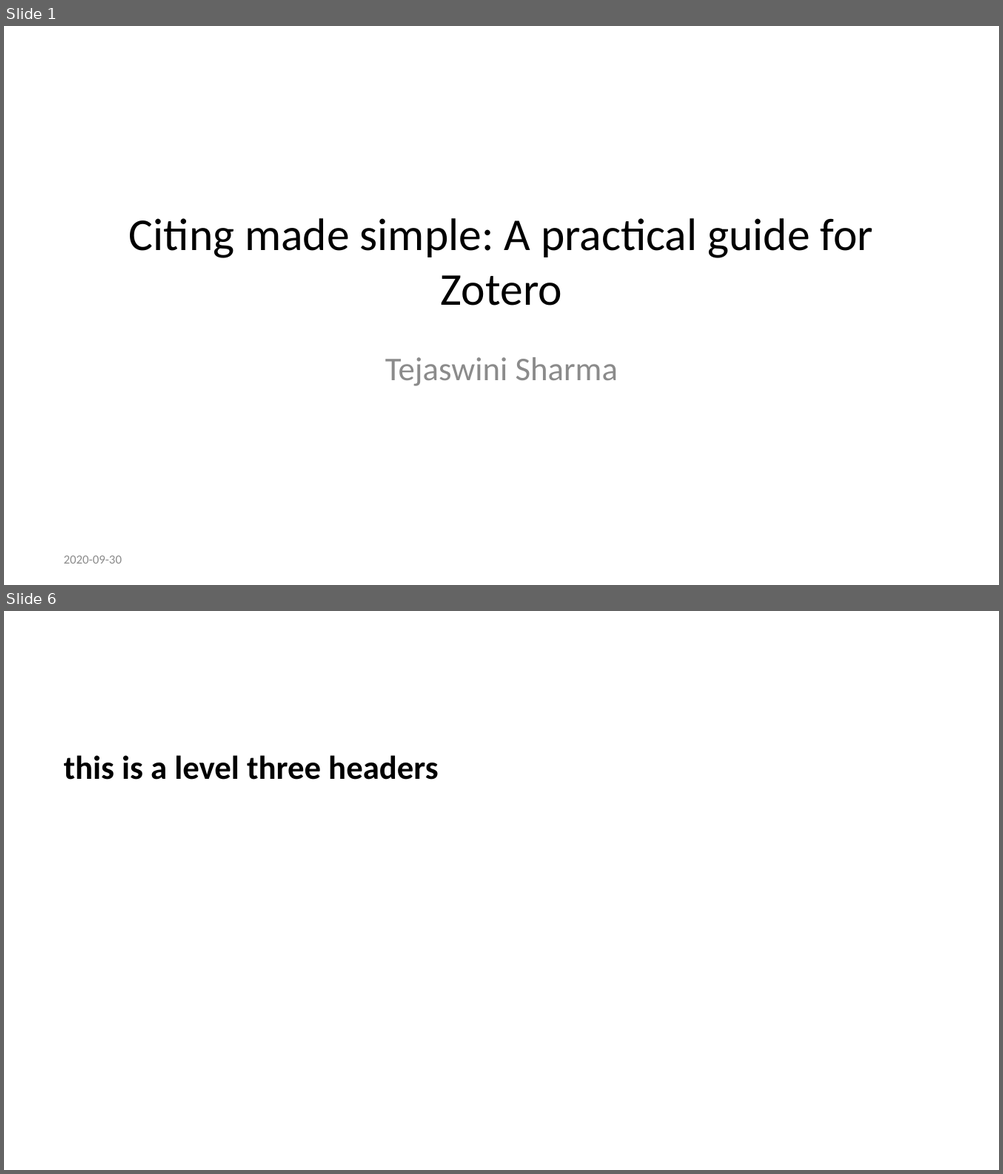
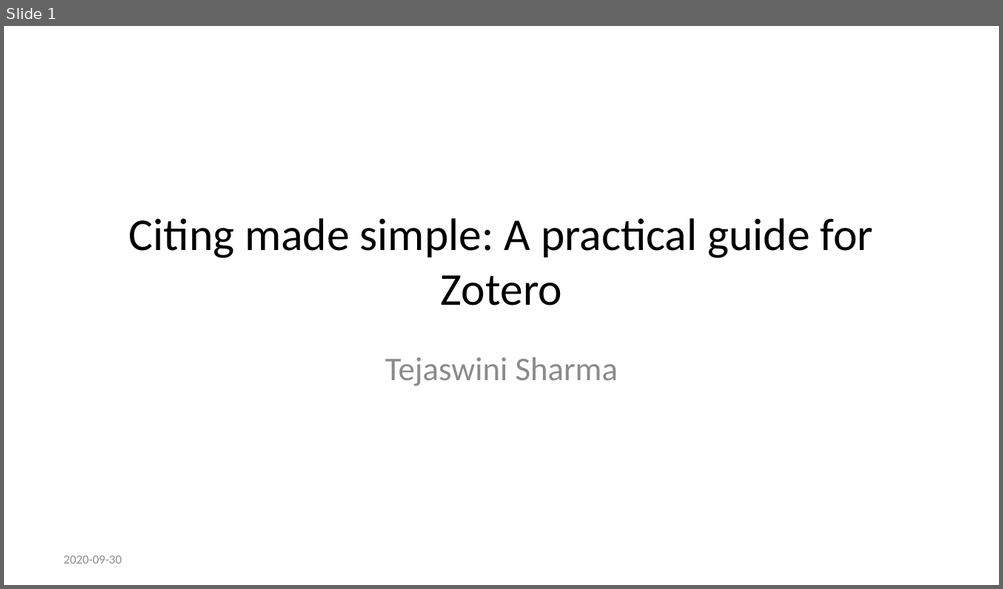
Before and after one commit to lmu-osc/train-the-trainer-test-repo-separate-slidedeck-zenodo, a slide deck: index.pptx. Shown one above the other, each under a label of ours: slides 1 and 6 before the commit, slide 1 after it; the slides between them are not shown. The pictures are 1003x1174 and 1003x589 pixels, drawn with LibreOffice and Linux fonts; fonts in the diff are those of the drawing. Boxes give left, top, right and bottom in pixels: in the first picture for what was removed or moved away, otherwise in the second. Text is boxed around its words. In the diff, an @@ line names an element or a change of style, - is before the commit and + after.

```diff
--- a/index.pptx
+++ b/index.pptx
@@ slide 6 removed at bbox=[4, 611, 999, 1170], background #FFFFFF @@
@@ text removed at bbox=[64, 755, 438, 780] @@
-this is a level three headers
```
Also in this commit, not shown: 1 slide added, 5 other slides removed, 18 other files.
